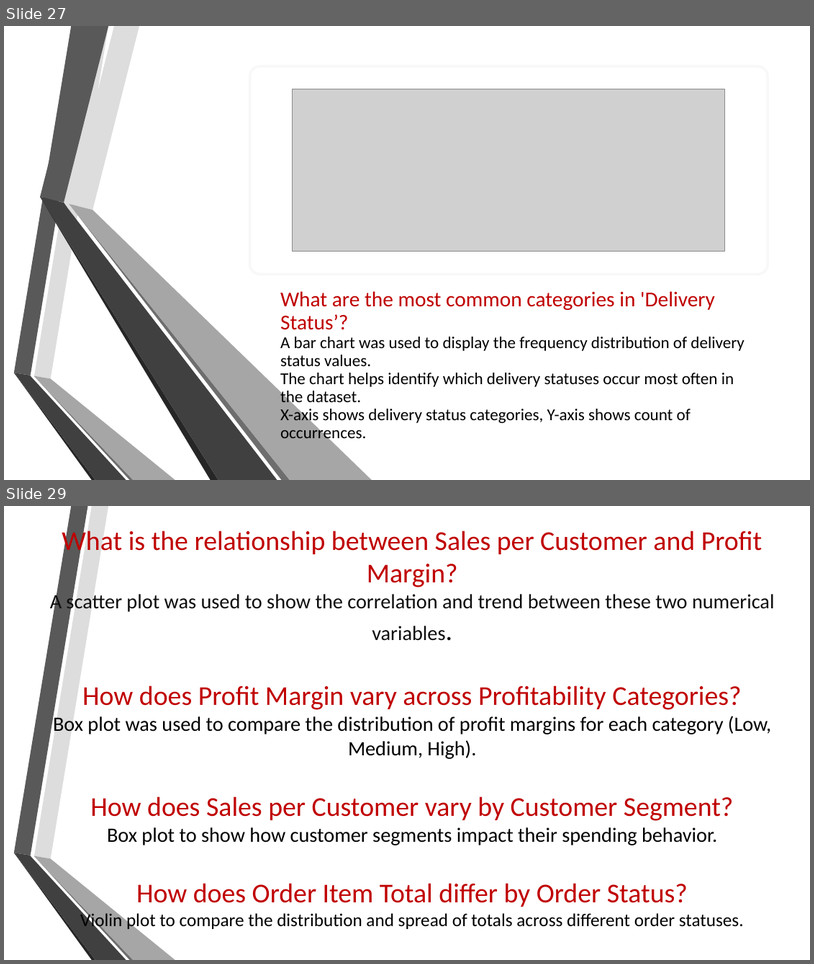
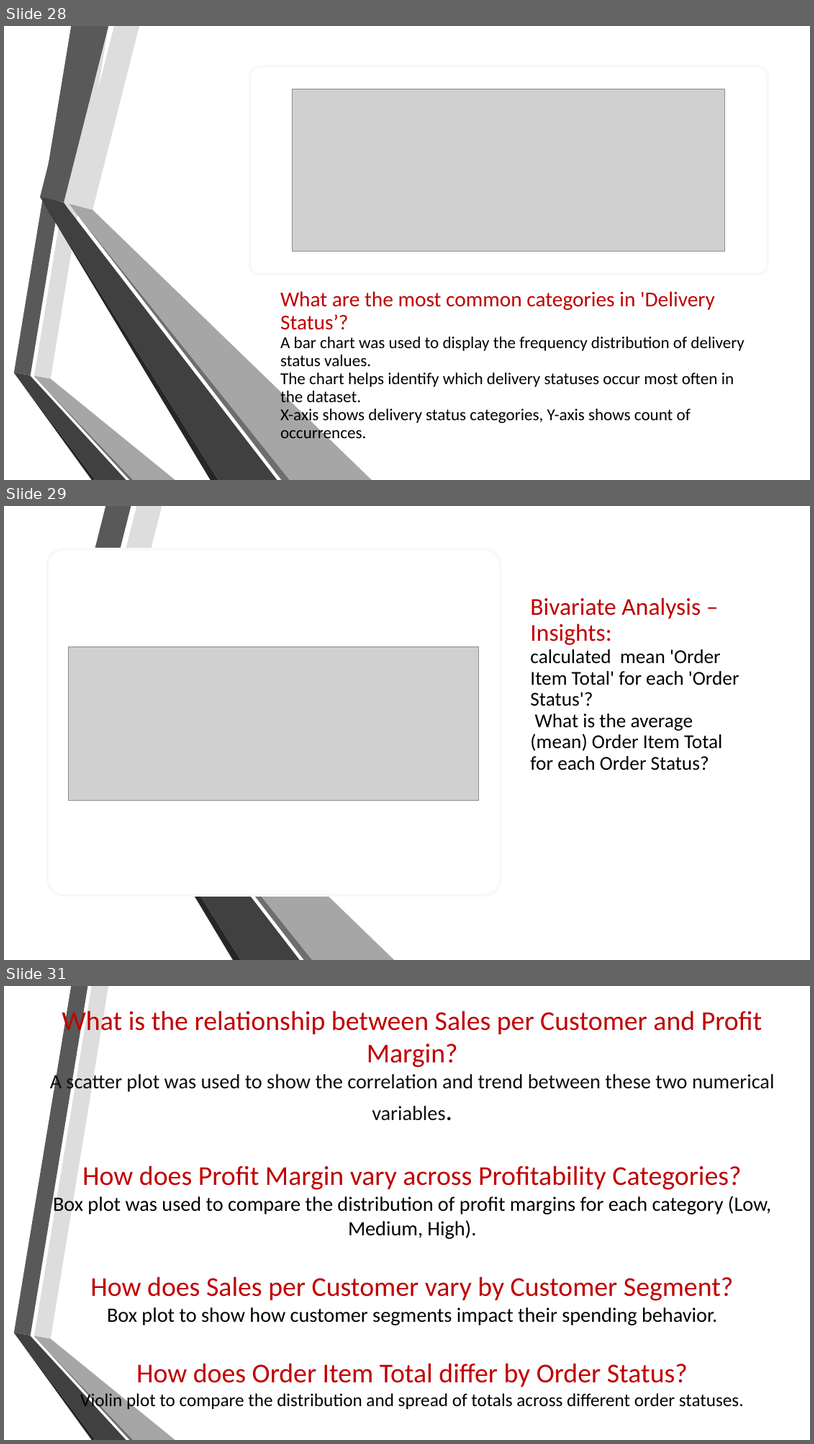
Before and after one commit to mariam530/supply-chain-project, a slide deck: New Microsoft PowerPoint Presentation.pptx. Shown one above the other, each under a label of ours: slides 27 and 29 before the commit, slides 28, 29 and 31 after it; the slides between them are not shown. The pictures are 814x964 and 814x1444 pixels, drawn with LibreOffice and Linux fonts; fonts in the diff are those of the drawing; grey boxes stand for pictures; background and template pictures are left out. Boxes give left, top, right and bottom in pixels: in the first picture for what was removed or moved away, otherwise in the second. Text is boxed around its words. In the diff, an @@ line names an element or a change of style, - is before the commit and + after.

```diff
--- a/New Microsoft PowerPoint Presentation.pptx
+++ b/New Microsoft PowerPoint Presentation.pptx
@@ slide 29 added at [4,506,810,960], background picture (left out); not listed: 6 template elements that a slide beside it also shows @@
@@ rectangle added at [4,506,810,960], fill #FFFFFF @@
@@ rounded rectangle added at [47,549,502,895], fill #FFFFFF, outline #BABABA 3 pt @@
@@ title added at [530,597,740,770], 23.4 pt, text #000000 @@
+Bivariate Analysis – Insights:
+calculated mean 'Order Item Total' for each 'Order Status'?
+What is the average (mean) Order Item Total for each Order Status?
@@ picture added at [69,646,479,800] @@
@@ group added at [40,506,373,960]: 6 freeform shapes @@
@@ group added at [63,506,395,960]: 6 freeform shapes @@
@@ what was slide 27 is now slide 28 @@
@@ what was slide 29 is now slide 31 @@
```
Also in this commit, not shown: 2 slides changed, 2 other slides added, 1 other file.
